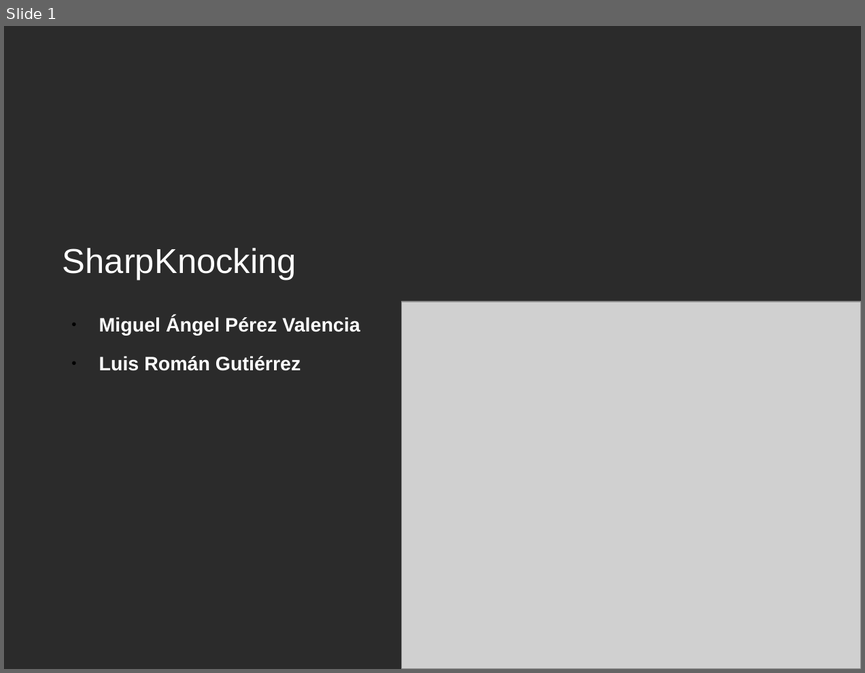
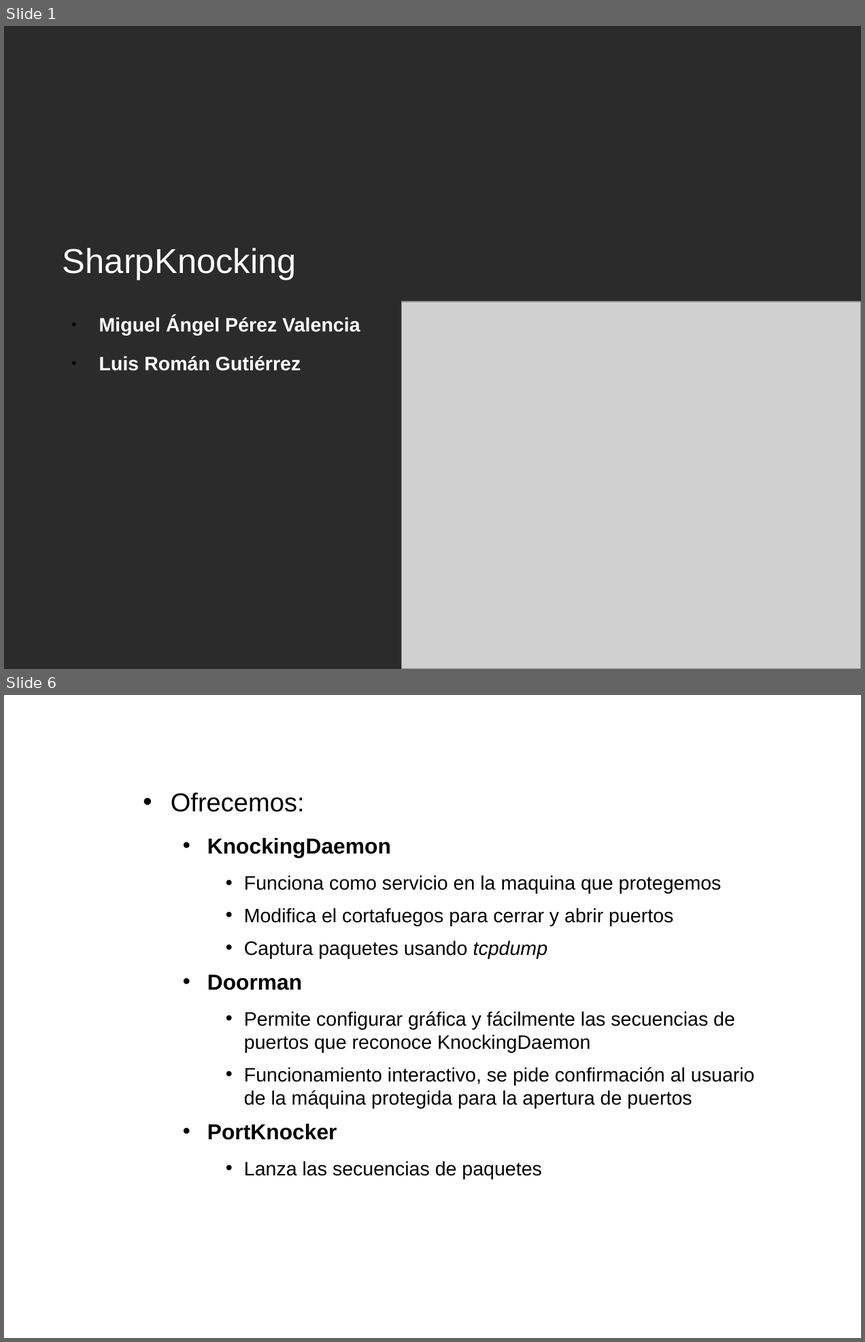
Before and after one commit to mangelp/sharpknocking, a slide deck: Doc/sharpknocking.odp. Shown one above the other, each under a label of ours: slide 1 before the commit, slides 1 and 6 after it; the slides between them are not shown. The pictures are 865x673 and 865x1342 pixels, drawn with LibreOffice and Linux fonts; fonts in the diff are those of the drawing; grey boxes stand for pictures; background and template pictures are left out; a plain dark background stands for a picture behind light text. Boxes give left, top, right and bottom in pixels: in the first picture for what was removed or moved away, otherwise in the second. Text is boxed around its words. In the diff, an @@ line names an element or a change of style, - is before the commit and + after.

```diff
--- a/Doc/sharpknocking.odp
+++ b/Doc/sharpknocking.odp
@@ slide 6 added at (x1=4, y1=695, x2=861, y2=1338), background picture (left out) @@
@@ text added at (x1=171, y1=792, x2=755, y2=1179), 18 pt, text #000000 @@
+• Ofrecemos:
+  • KnockingDaemon
+    • Funciona como servicio en la maquina que protegemos
+    • Modifica el cortafuegos para cerrar y abrir puertos
+    • Captura paquetes usando tcpdump
+  • Doorman
+    • Permite configurar gráfica y fácilmente las secuencias de puertos que reconoce KnockingDaemon
+    • Funcionamiento interactivo, se pide confirmación al usuario de la máquina protegida para la apertura de puertos
+  • PortKnocker
+    • Lanza las secuencias de paquetes
@@ title added at (x1=480, y1=875, x2=495, y2=890), 32 pt, text #FFFFFF @@
+La solución: ¡SharpKnocking!
@@ page number added at (x1=717, y1=1313, x2=859, y2=1338), 14 pt, text #FFFFFF, bold @@
+página 6
```
Also in this commit, not shown: 7 slides changed, 1 other slide added, 1 slide removed.
